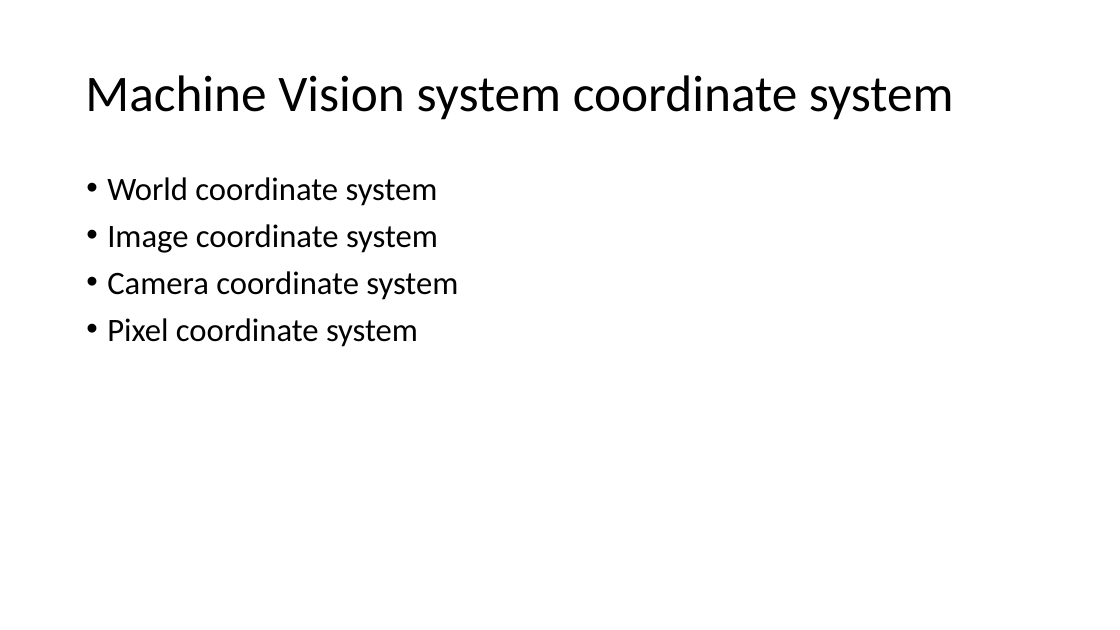
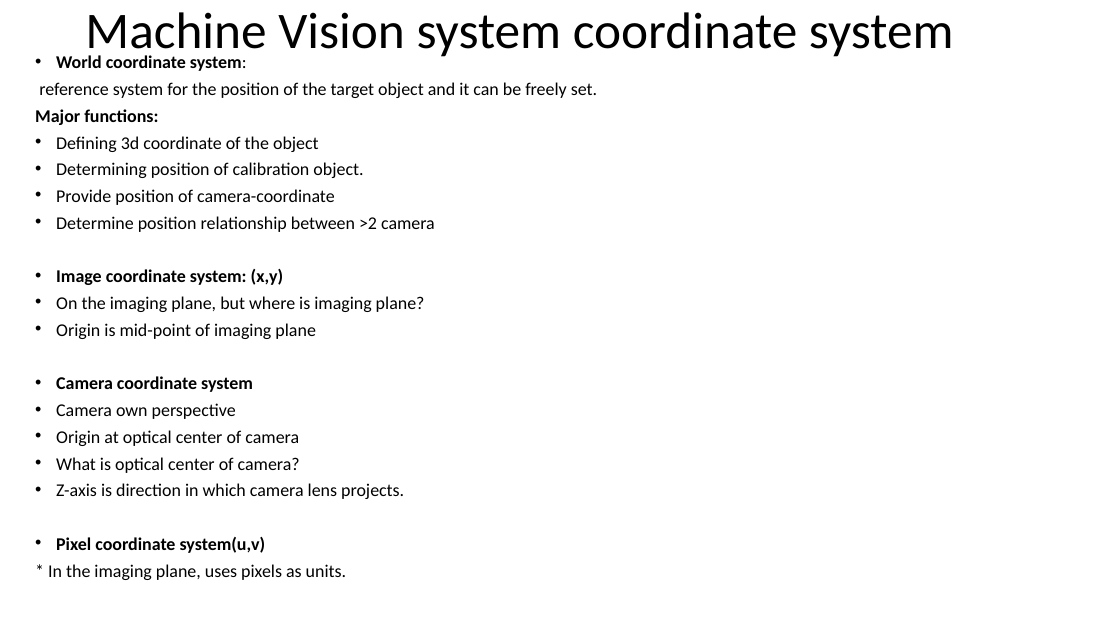
Before and after one commit to MimoHasPurpose/research-journey, a slide deck: slide 7 of computer-vision-research/progress-updates/28-08-2025.pptx. Drawn at 1120x630 pixels with LibreOffice and Linux fonts; fonts in the diff are those of the drawing. Boxes give left, top, right and bottom in pixels: in the first picture for what was removed or moved away, otherwise in the second. Text is boxed around its words. In the diff, an @@ line names an element or a change of style, - is before the commit and + after.

```diff
--- a/computer-vision-research/progress-updates/28-08-2025.pptx
+++ b/computer-vision-research/progress-updates/28-08-2025.pptx
@@ title "Machine Vision system coordinate system" rewrapped from box(85, 75, 954, 120) to box(85, 12, 954, 61) @@
@@ text "World coordinate system:": place and size @@
-text "World coordinate system:" at box(107, 177, 458, 347)
+text "World coordinate system:" at box(35, 55, 597, 580)
@@ text at box(35, 55, 597, 339): text changed; size 28 to 15.4 pt @@
-• World coordinate system
-• Image coordinate system
+• World coordinate system:
+reference system for the position of the target object and it can be freely set.
+Major functions:
+• Defining 3d coordinate of the object
+• Determining position of calibration object.
+• Provide position of camera-coordinate
+• Determine position relationship between >2 camera
+• Image coordinate system: (x,y)
+• On the imaging plane, but where is imaging plane?
+• Origin is mid-point of imaging plane
@@ text at box(56, 376, 253, 392): size 28 to 15.4 pt, bold on in "Camera coordinate system"; line spacing 0.9 to 0.7 @@
@@ text at box(48, 403, 404, 580): text changed; size 28 to 15.4 pt @@
-• Pixel coordinate system
+• Camera own perspective
+• Origin at optical center of camera
+• What is optical center of camera?
+• Z-axis is direction in which camera lens projects.
+• Pixel coordinate system(u,v)
+* In the imaging plane, uses pixels as units.
```
Also in this commit, not shown: 1 other slide changed, 6 slides added, 1 slide removed, 5 other files.
